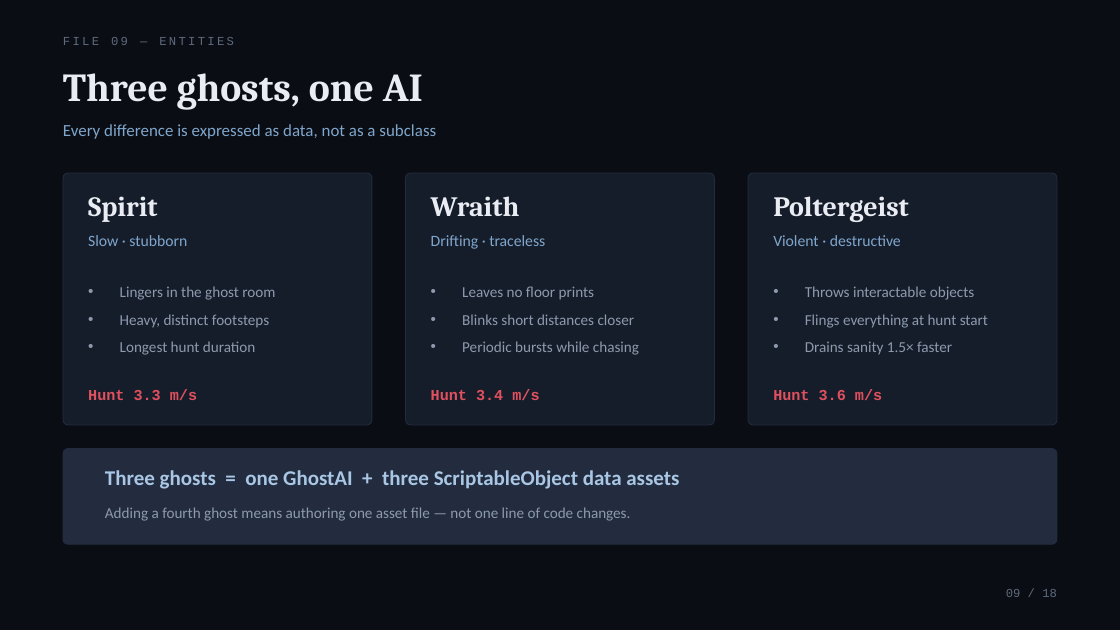
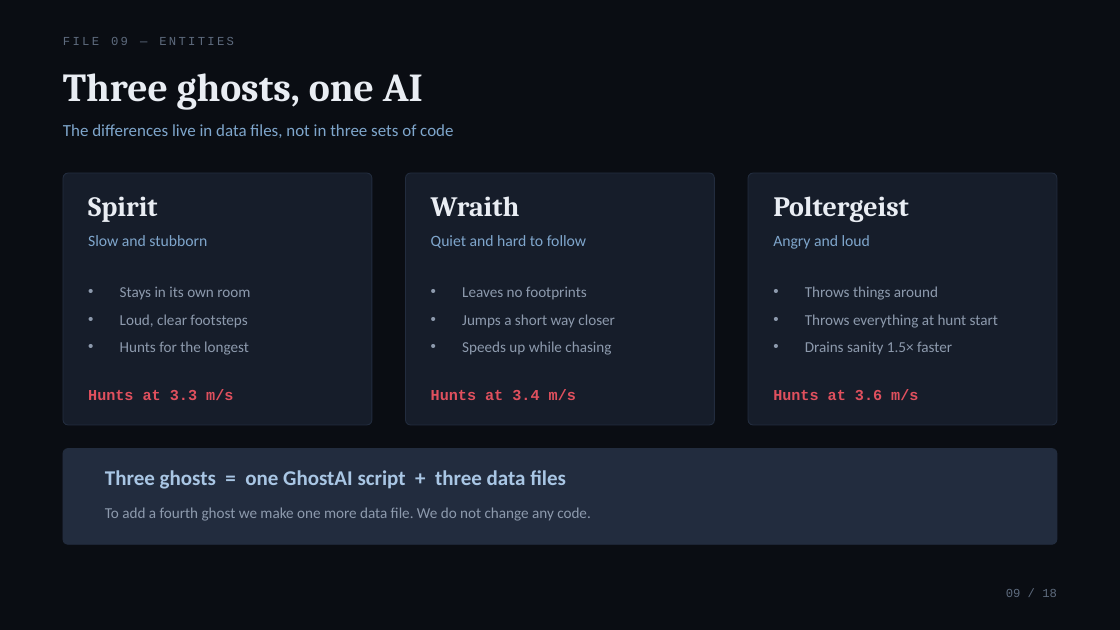
Before and after one commit to chyh106504480-byte/RESIDUUM, a slide deck: slide 9 of Docs/decks/RESIDUUM_Final_EN.pptx. Drawn at 1120x630 pixels with LibreOffice and Linux fonts; fonts in the diff are those of the drawing. Boxes give left, top, right and bottom in pixels: in the first picture for what was removed or moved away, otherwise in the second. Text is boxed around its words. In the diff, an @@ line names an element or a change of style, - is before the commit and + after.

Commit message:
assets+docs: 导入手印贴图，更新演示讲稿，新增 T41 任务包

```diff
--- a/Docs/decks/RESIDUUM_Final_EN.pptx
+++ b/Docs/decks/RESIDUUM_Final_EN.pptx
@@ text at <box>63,124,453,138</box>: text changed @@
-Every difference is expressed as data, not as a subclass
+The differences live in data files, not in three sets of code
@@ text at <box>88,235,207,246</box>: text changed @@
-Slow · stubborn
+Slow and stubborn
@@ text at <box>431,235,586,248</box>: text changed @@
-Drifting · traceless
+Quiet and hard to follow
@@ text at <box>773,235,870,249</box>: text changed @@
-Violent · destructive
+Angry and loud
@@ text at <box>120,286,250,355</box>: text changed @@
-• Lingers in the ghost room
-• Heavy, distinct footsteps
-• Longest hunt duration
+• Stays in its own room
+• Loud, clear footsteps
+• Hunts for the longest
@@ text at <box>462,286,615,355</box>: text changed @@
-• Leaves no floor prints
-• Blinks short distances closer
-• Periodic bursts while chasing
+• Leaves no footprints
+• Jumps a short way closer
+• Speeds up while chasing
@@ text at <box>805,286,998,328</box>: text changed @@
-• Throws interactable objects
-• Flings everything at hunt start
+• Throws things around
+• Throws everything at hunt start
@@ text at <box>88,389,233,400</box>: text changed @@
-Hunt 3.3 m/s
+Hunts at 3.3 m/s
@@ text at <box>431,389,576,400</box>: text changed @@
-Hunt 3.4 m/s
+Hunts at 3.4 m/s
@@ text at <box>773,389,918,400</box>: text changed @@
-Hunt 3.6 m/s
+Hunts at 3.6 m/s
@@ text at <box>105,470,566,489</box>: text changed @@
-Three ghosts = one GhostAI + three ScriptableObject data assets
+Three ghosts = one GhostAI script + three data files
@@ text at <box>105,507,591,521</box>: text changed @@
-Adding a fourth ghost means authoring one asset file — not one line of code changes.
+To add a fourth ghost we make one more data file. We do not change any code.
```
Also in this commit, not shown: 17 other slides changed, 6 other files.
